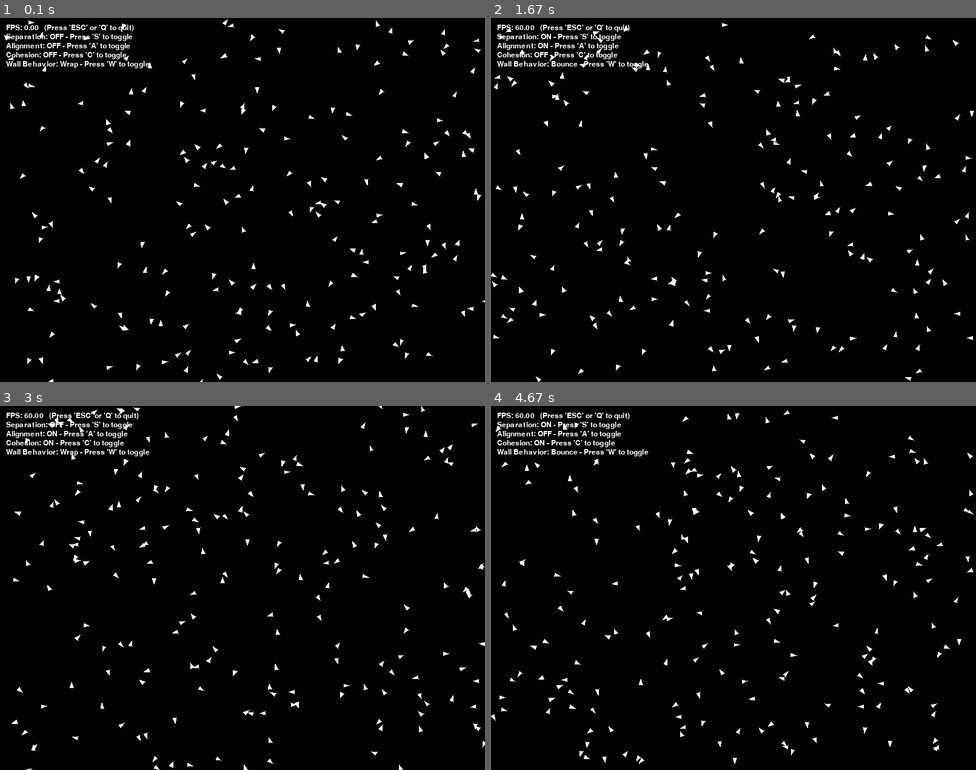
Above: before the commit, frames 1-4 (two rows, left to right).
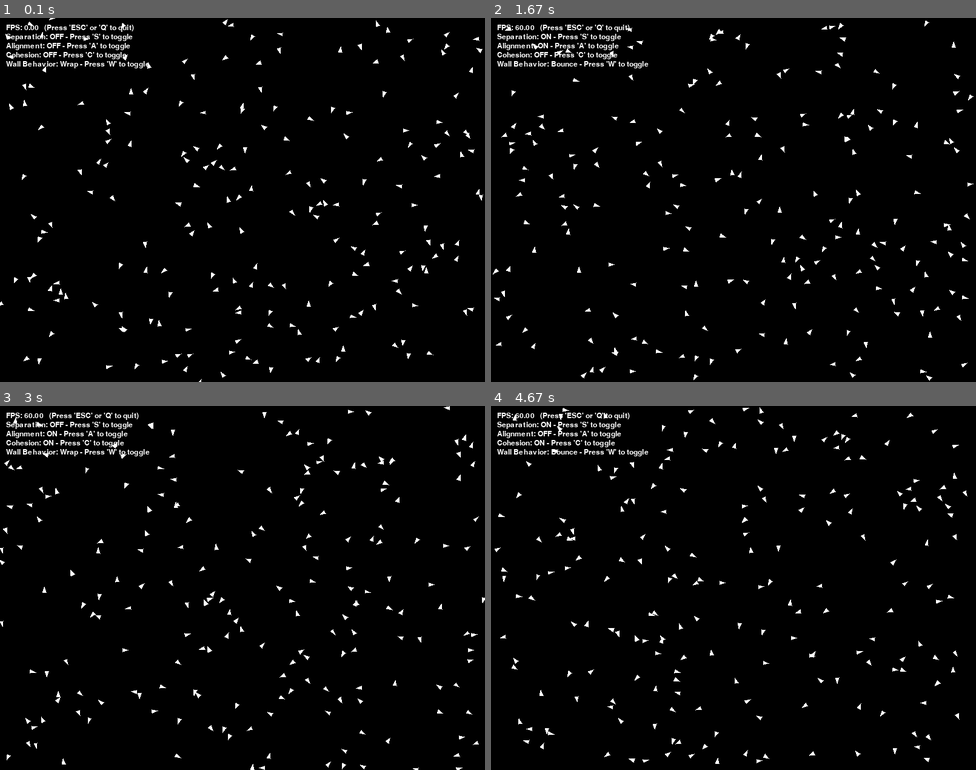
Above: after the commit, the same moments.

Repository: victor-oganwo/lab8-pygame
Game: pygame game, started from boids_exam.py
Same seed, same stepped clock (60 frames per second), same inputs: the game is played once before the commit and once after it.
Inputs:
- Up to frame 1 (0.1 s): no input
- Up to frame 2 (1.67 s): hold W 0.33-0.8 s; hold A 0.83-1.37 s; hold S from 1.4 s (still down)
- Up to frame 3 (3 s): release S at 1.7 s; hold A 1.73-2.13 s; tap C at 1.88 s; hold W 2.17-2.53 s; hold S 2.57-2.93 s; hold A from 2.97 s (still down)
- Up to frame 4 (4.67 s): tap C at 3.12, 4.52 s; release A at 3.43 s; hold W 3.47-3.77 s; hold A 3.8-4.33 s; hold S from 4.37 s (still down)

The runs differ from the first frame. In frame 1, 1.6% of the frame differs, in the area x 0-100%, y 0-100%; in frame 2, 2.9%; in frame 3, 3.0%; in frame 4, 3.0%, in the area x 0-100%, y 0-99%.

Commit message:
exam: q11 - boids random steer

Diff:
--- a/boids_exam.py
+++ b/boids_exam.py
@@ -82,8 +82,14 @@
 
     # TODO: Implement Random Steering of the velocity vector to create more natural movement
     def _random_steer(self, spread: float = 0.2) -> None:
-        # # Randomly steer a bit to create more natural movement
-        pass
+        # Small angle change keeps the speed but makes the boid wander a bit.
+        angle_change: float = random.uniform(-spread, spread)
+        current_angle: float = math.atan2(self.vy, self.vx)
+        new_angle: float = current_angle + angle_change
+        speed: float = math.hypot(self.vx, self.vy)
+
+        self.vx = speed * math.cos(new_angle)
+        self.vy = speed * math.sin(new_angle)
 
 
     # TODO: Implement the three main boid behaviors: separation, alignment, and cohesion
Not shown, changed: MY_EXAM.md
